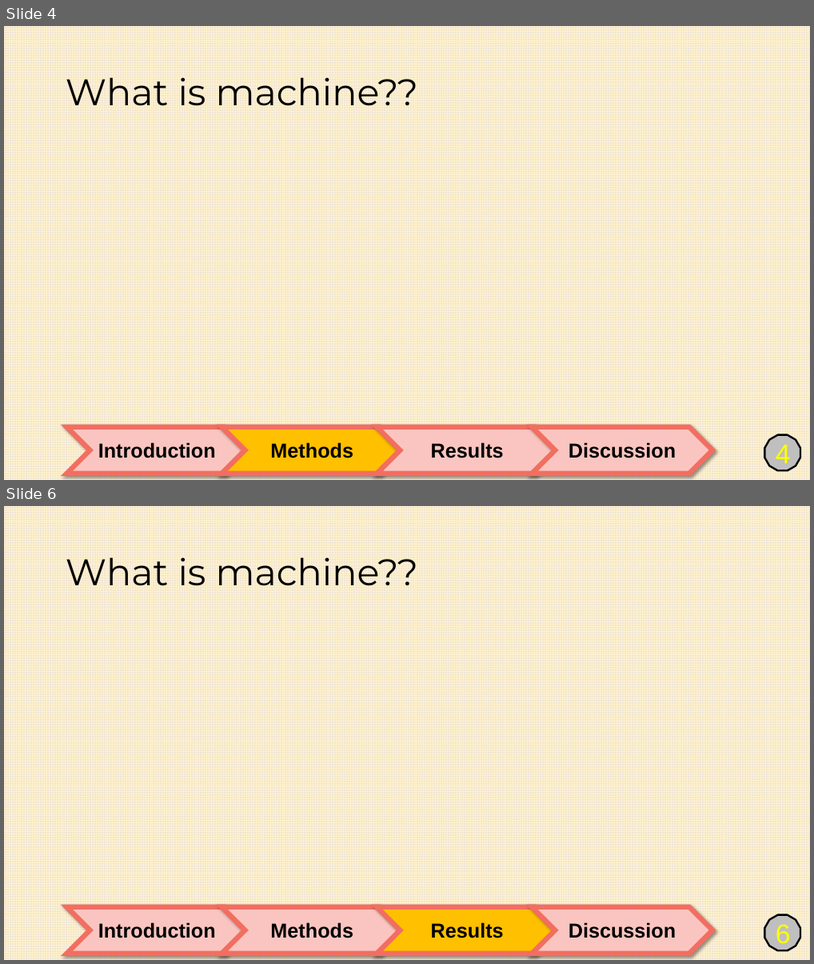
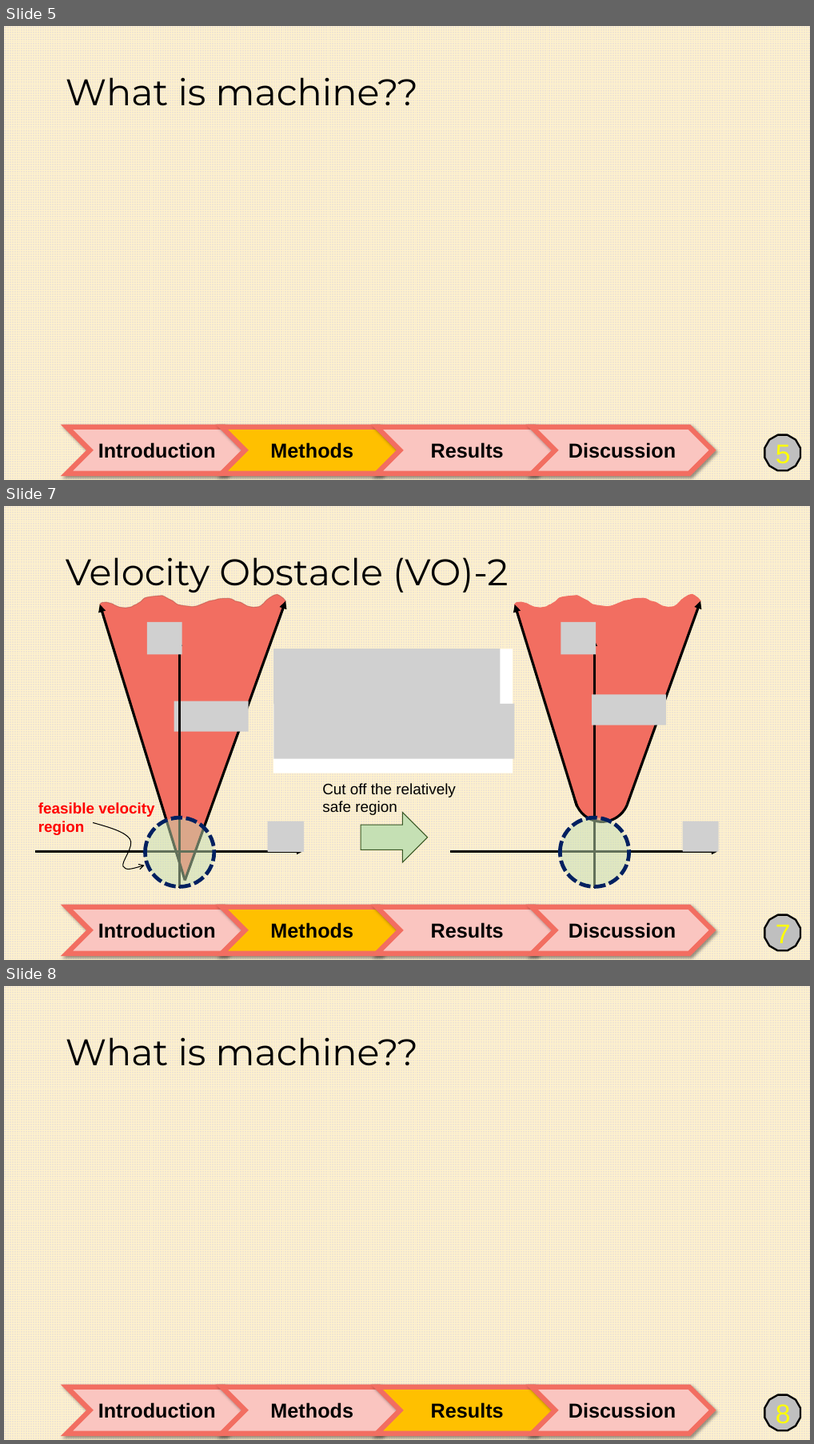
Before and after one commit to Yi-An-Wang/institute_information, a slide deck: path_planing/論文/group_meeting_PPT.pptx. Shown one above the other, each under a label of ours: slides 4 and 6 before the commit, slides 5, 7 and 8 after it; the slides between them are not shown. The pictures are 814x964 and 814x1444 pixels, drawn with LibreOffice and Linux fonts; fonts in the diff are those of the drawing; grey boxes stand for pictures. Boxes give left, top, right and bottom in pixels: in the first picture for what was removed or moved away, otherwise in the second. Text is boxed around its words. In the diff, an @@ line names an element or a change of style, - is before the commit and + after.

```diff
--- a/path_planing/論文/group_meeting_PPT.pptx
+++ b/path_planing/論文/group_meeting_PPT.pptx
@@ slide 7 added at [4,506,810,960], background pattern #FFF2CC on #EFE4D3 @@
@@ title added at [66,557,508,595], 44 pt, text #000000 @@
+Velocity Obstacle (VO)-2
@@ freeform shape added at [99,594,286,880], fill #F26E61, outline #B24F45 1 pt @@
@@ arrow added from (185, 880) to (286, 601), #000000 3 pt @@
@@ arrow added from (185, 880) to (100, 604), #000000 3 pt @@
@@ picture added at [147,622,182,655] @@
@@ group added at [514,594,701,824]: 4 freeform shapes, 2 arrows, 1 arch (boxed as its full ring) @@
@@ picture added at [561,622,596,655] @@
@@ arrow added from (180, 887) to (180, 640), #000000 2.25 pt @@
@@ rectangle added at [274,648,514,772], fill #FFFFFF @@
@@ picture added at [274,648,501,704] @@
@@ arrow added from (595, 887) to (595, 640), #000000 2.25 pt @@
@@ picture added at [592,694,666,724] @@
@@ picture added at [174,700,249,731] @@
@@ picture added at [274,704,514,759] @@
@@ text added at [322,783,456,815], 18 pt, text #000000 @@
+Cut off the relatively safe region
@@ text added at [38,802,154,835], 18 pt, text #FF0000, bold @@
+feasible velocity region
@@ ellipse added at [145,817,214,887], fill #C5E0B4 at 50% opacity, outline #002060 4.5 pt dashed @@
@@ right arrow added at [361,812,428,862], fill #C5E0B4, outline #385723 1 pt @@
@@ ellipse added at [561,817,630,887], fill #C5E0B4 at 50% opacity, outline #002060 4.5 pt dashed @@
@@ freeform shape added at [93,822,144,868], outline #000000 1 pt @@
@@ picture added at [268,821,304,852] @@
@@ picture added at [682,821,719,852] @@
@@ arrow added from (35, 852) to (303, 852), #000000 2.25 pt @@
@@ arrow added from (450, 852) to (718, 852), #000000 2.25 pt @@
@@ chevron added at [67,907,248,953], fill #FAC5C0, outline #F26E61 6 pt, 24 pt, text #000000, bold @@
+Introduction
@@ chevron added at [222,907,402,953], fill #FFC000, outline #F26E61 6 pt, 24 pt, text #000000, bold @@
+Methods
@@ chevron added at [378,907,558,953], fill #FAC5C0, outline #F26E61 6 pt, 24 pt, text #000000, bold @@
+Results
@@ chevron added at [532,907,713,953], fill #FAC5C0, outline #F26E61 6 pt, 24 pt, text #000000, bold @@
+Discussion
@@ page number added at [765,915,801,951], fill #BFBFBF, outline #000000 2.25 pt, 32 pt, text #FFFF00 @@
+7
@@ what was slide 4 is now slide 5 @@
@@ page number at [776,444,791,468]: text changed @@
-4
+5
@@ what was slide 6 is now slide 8 @@
@@ page number at [776,1404,791,1428]: text changed @@
-6
+8
```
Also in this commit, not shown: 1 slide changed, 1 other slide added.
